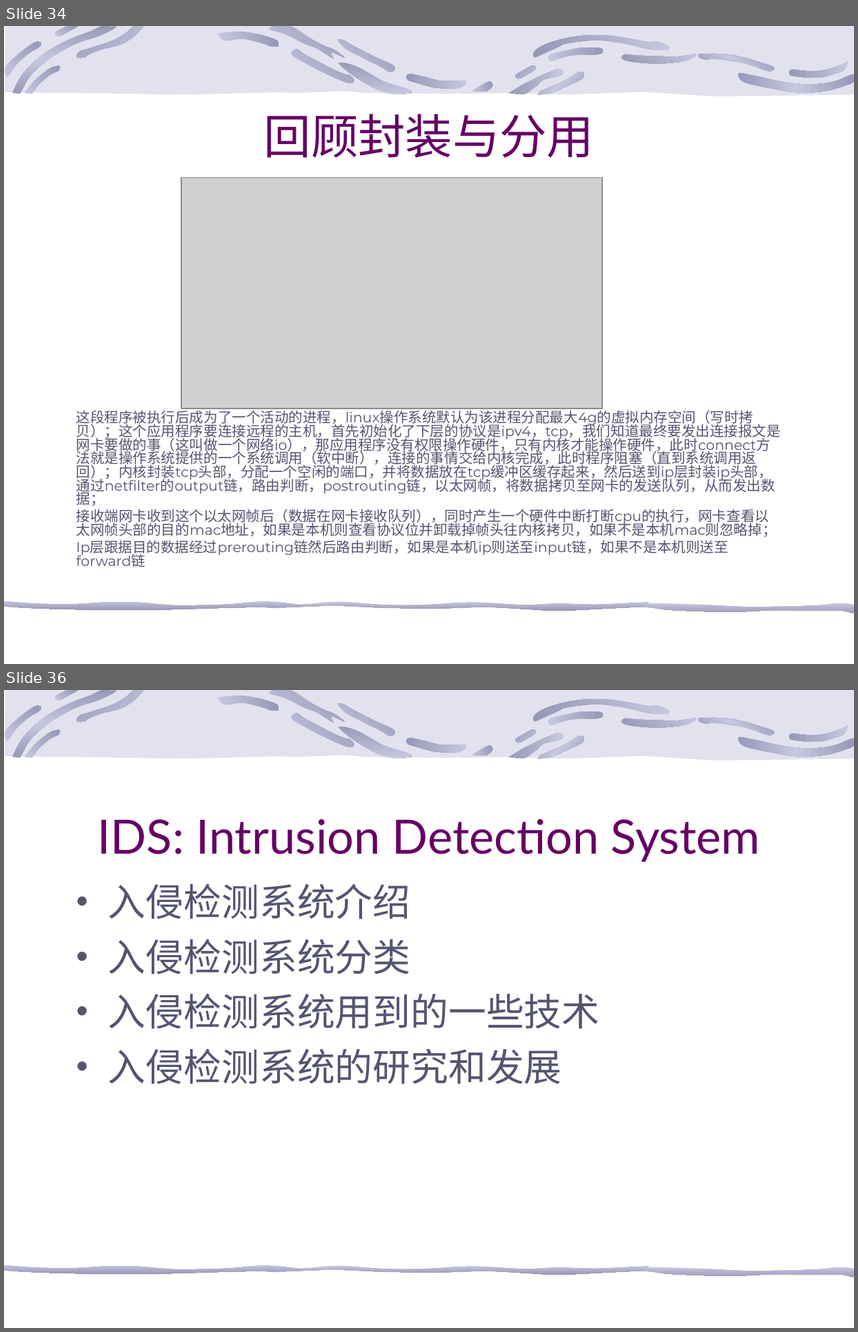
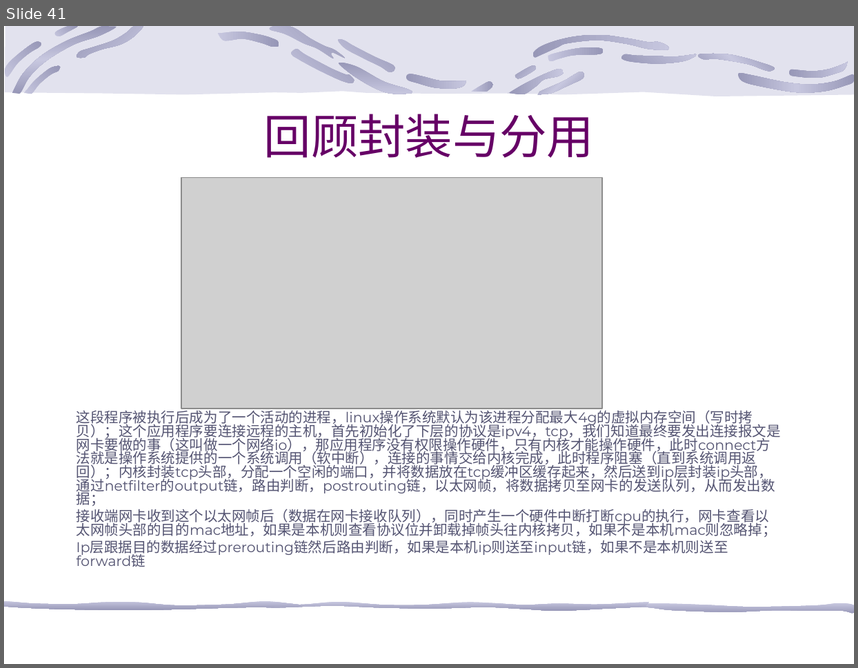
Before and after one commit to 13242084001/shell, a slide deck: 网络知识.ppt. Shown one above the other, each under a label of ours: slides 34 and 36 before the commit, slide 41 after it; the slides between them are not shown. The pictures are 858x1332 and 858x668 pixels, drawn with LibreOffice and Linux fonts; fonts in the diff are those of the drawing; grey boxes stand for pictures; background and template pictures are left out. Boxes give left, top, right and bottom in pixels: in the first picture for what was removed or moved away, otherwise in the second. Text is boxed around its words. In the diff, an @@ line names an element or a change of style, - is before the commit and + after.

```diff
--- a/网络知识.ppt
+++ b/网络知识.ppt
@@ slide 36 removed at [4, 690, 854, 1328], background picture (left out); not listed: 25 template elements that a slide beside it also shows @@
@@ title removed at [98, 819, 760, 862] @@
-IDS: Intrusion Detection System
@@ text removed at [108, 884, 600, 1084] @@
-• 入侵检测系统介绍
-• 入侵检测系统分类
-• 入侵检测系统用到的一些技术
-• 入侵检测系统的研究和发展
@@ what was slide 34 is now slide 41 @@
```
Also in this commit, not shown: 7 slides changed, 12 slides added, 43 other slides removed.
